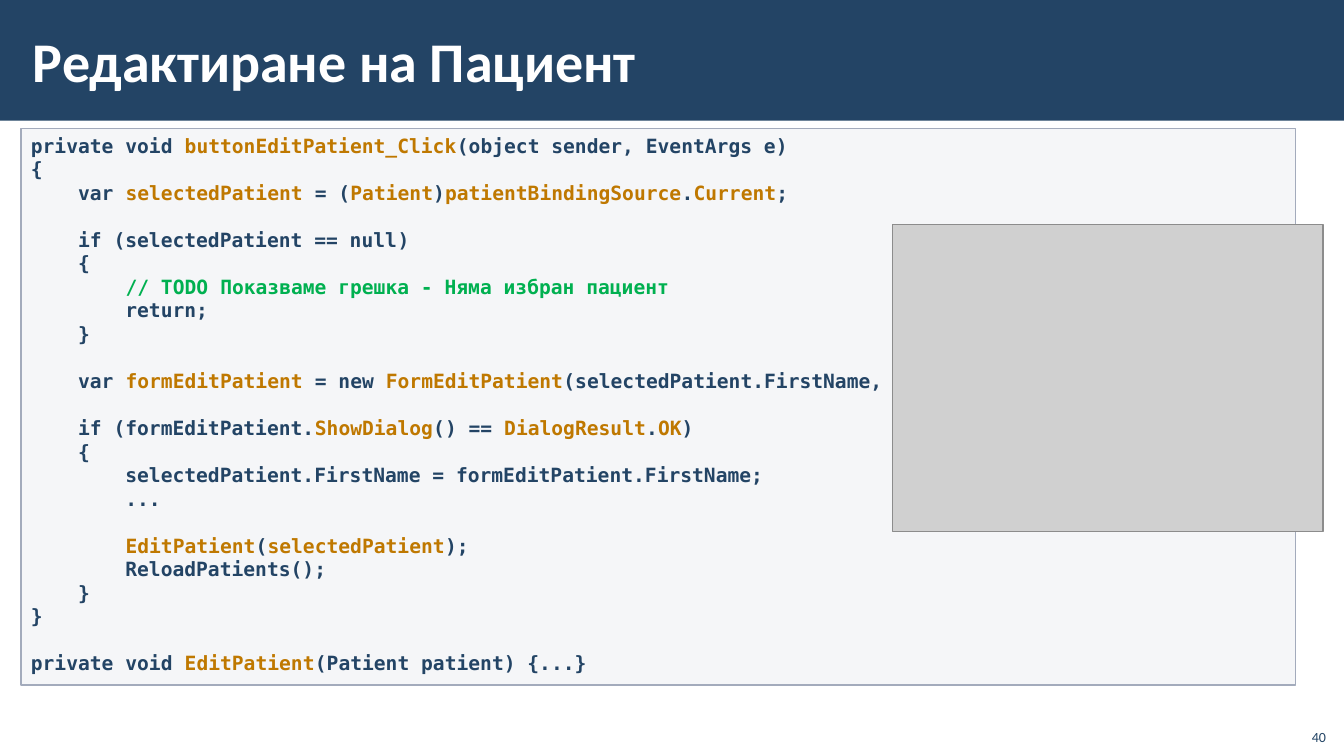
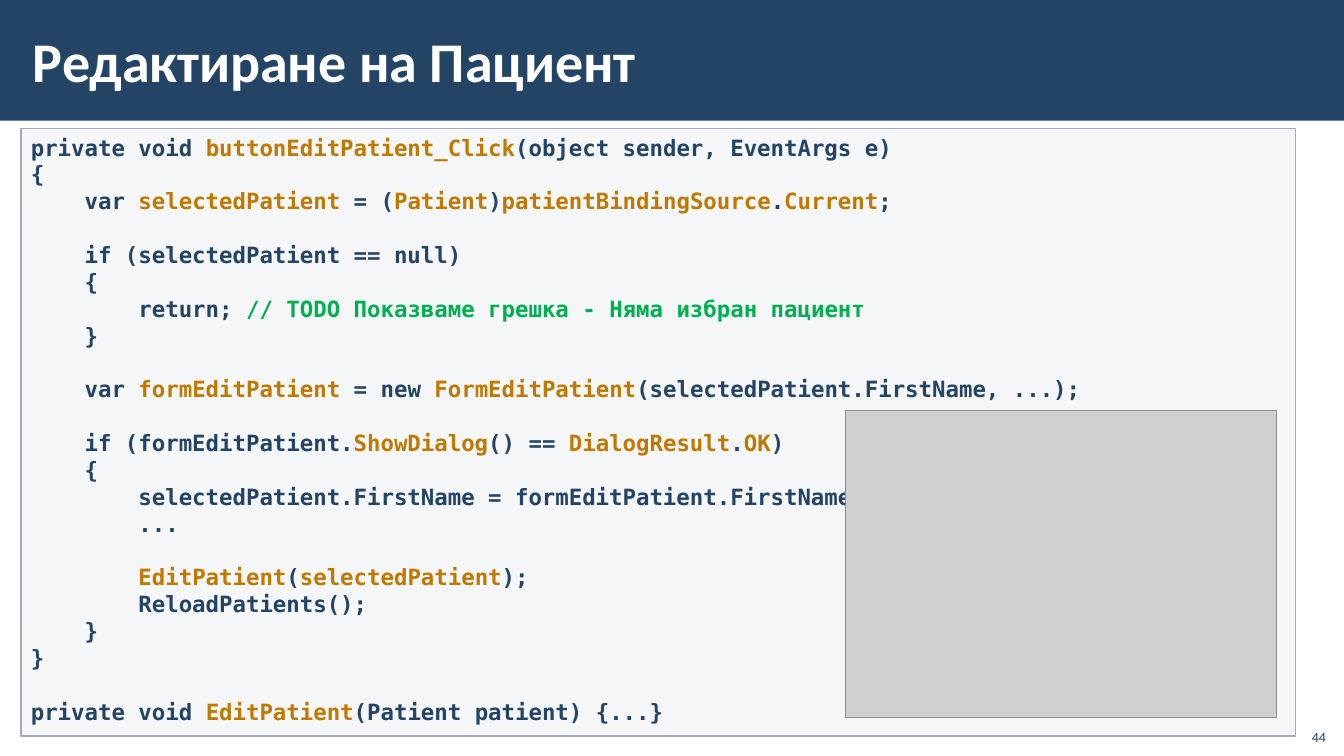
Before and after one commit to BG-IT-Edu/School-Programming, a slide deck: slide 44 of Courses/Software-Sciences/Module-4-Information-Systems-New/12-Implementation-of-Information-System/12-Implementation-of-Information-System-Third-Part.pptx (slide 40 before the commit). Drawn at 1344x756 pixels with LibreOffice and Linux fonts; fonts in the diff are those of the drawing; grey boxes stand for pictures; background and template pictures are left out. Boxes give left, top, right and bottom in pixels: in the first picture for what was removed or moved away, otherwise in the second. Text is boxed around its words. In the diff, an @@ line names an element or a change of style, - is before the commit and + after.

```diff
--- a/Courses/Software-Sciences/Module-4-Information-Systems-New/12-Implementation-of-Information-System/12-Implementation-of-Information-System-Third-Part.pptx
+++ b/Courses/Software-Sciences/Module-4-Information-Systems-New/12-Implementation-of-Information-System/12-Implementation-of-Information-System-Third-Part.pptx
@@ rectangle "private void buttonEditPatient_Click(object sender, EventArg ...": place and size @@
-rectangle "private void buttonEditPatient_Click(object sender, EventArg ..." at (21, 129, 1297, 686)
+rectangle "private void buttonEditPatient_Click(object sender, EventArg ..." at (21, 129, 1297, 736)
@@ text in rectangle at (31, 137, 999, 725): size 14 to 16 pt in "private void buttonEditPatient_Click(object sender, EventArg ...", "{", "var selectedPatient = (Patient)patientBindingSource.Current;", "if (selectedPatient == null)" and 12 more places @@
@@ text in rectangle at (138, 299, 865, 322): text changed; size 14 to 16 pt @@
-// TODO Показваме грешка - Няма избран пациент
-return;
+return; // TODO Показваме грешка - Няма избран пациент
@@ picture: place and size @@
-picture at (892, 225, 1323, 532)
+picture at (846, 410, 1276, 718)
@@ page number at (1312, 733, 1326, 742): text changed @@
-40
+44
```
Also in this commit, not shown: 39 other slides changed, 5 slides added.
